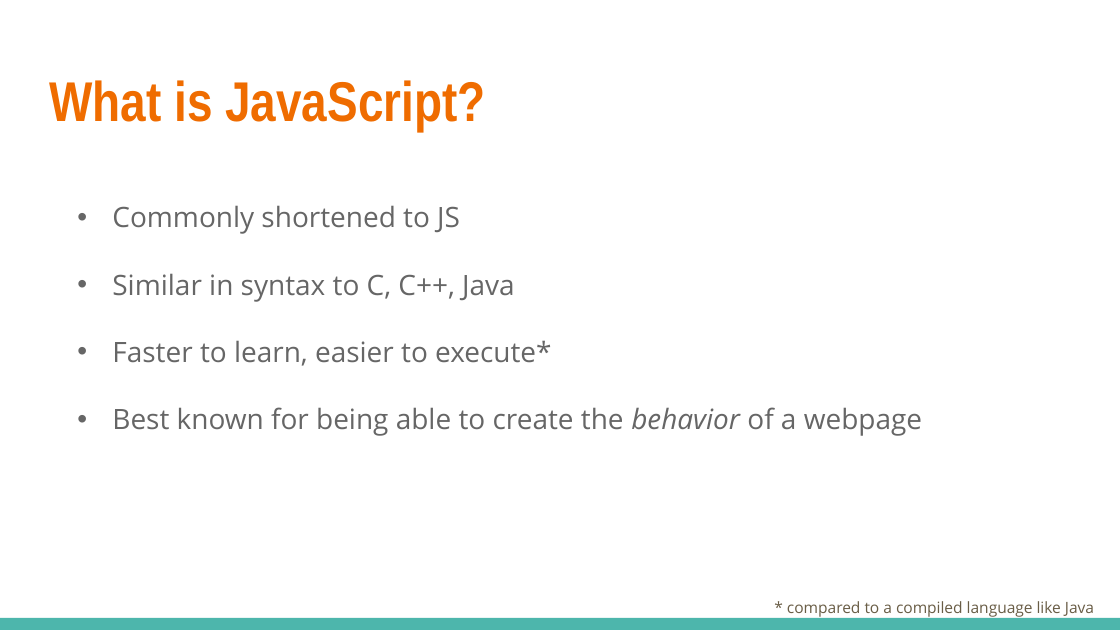
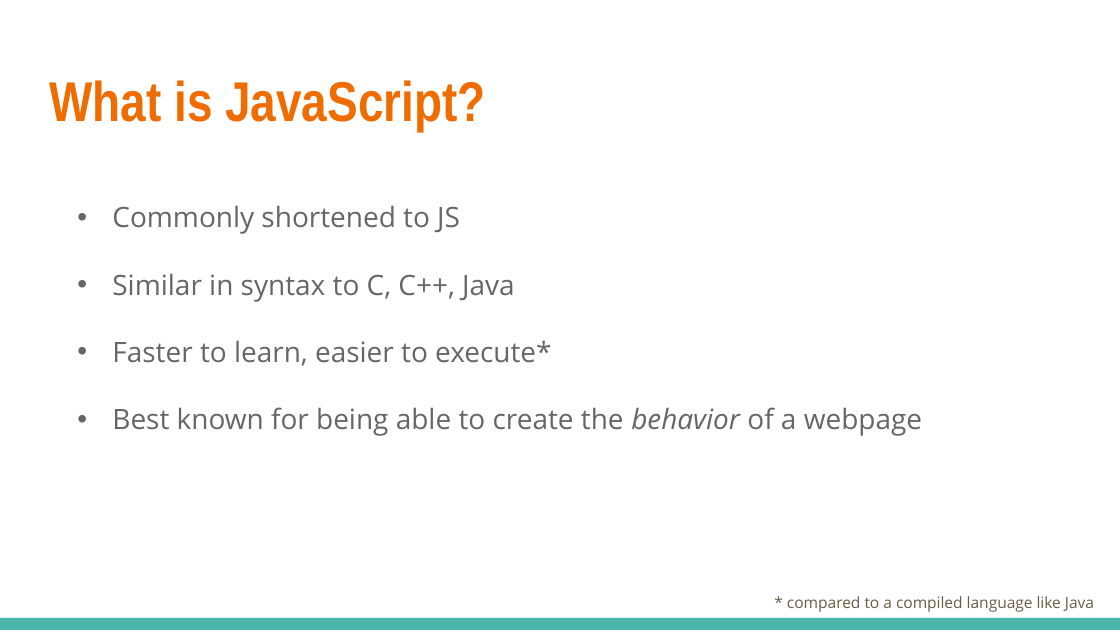
Before and after one commit to linkedin/high-school-trainee, a slide deck: slide 2 of Curriculum/Week_2/Lectures/2.1_JavaScript_Basics.pptx. Drawn at 1120x630 pixels with LibreOffice and Linux fonts; fonts in the diff are those of the drawing. Boxes give left, top, right and bottom in pixels: in the first picture for what was removed or moved away, otherwise in the second. Text is boxed around its words. In the diff, an @@ line names an element or a change of style, - is before the commit and + after.

```diff
--- a/Curriculum/Week_2/Lectures/2.1_JavaScript_Basics.pptx
+++ b/Curriculum/Week_2/Lectures/2.1_JavaScript_Basics.pptx
@@ text "* compared to a compiled ...": place and size @@
-text "* compared to a compiled ..." at bbox=[787, 601, 1094, 617]
+text "* compared to a compiled ..." at bbox=[787, 596, 1094, 612]
```
Also in this commit, not shown: 14 other slides changed, 11 other files.
